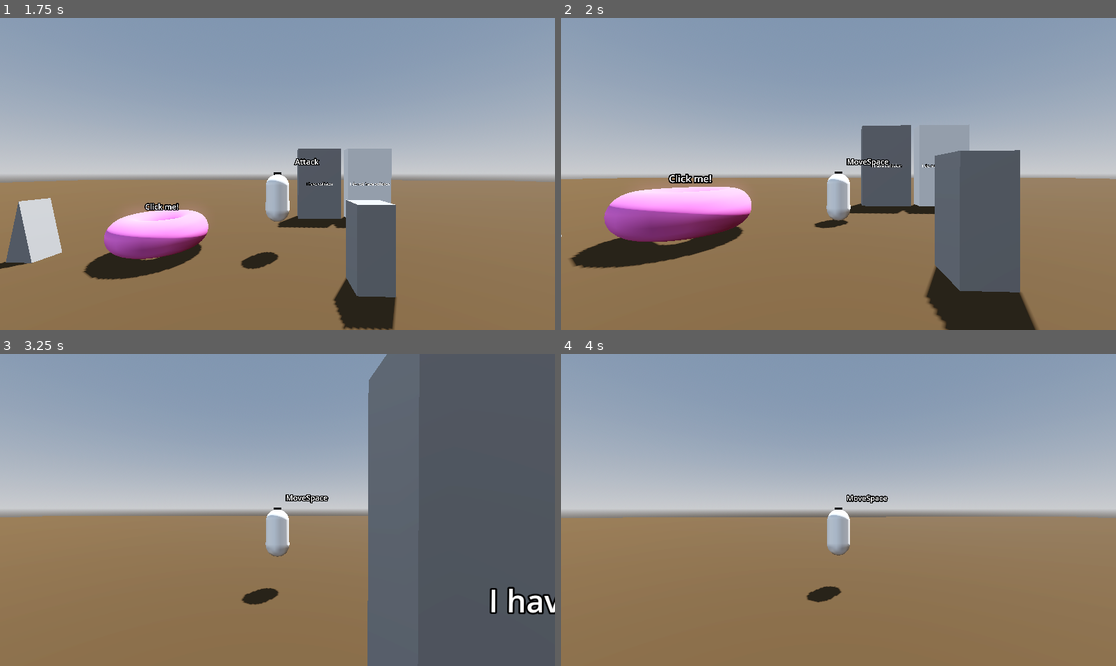
Above: before the commit, frames 1-4 (two rows, left to right).
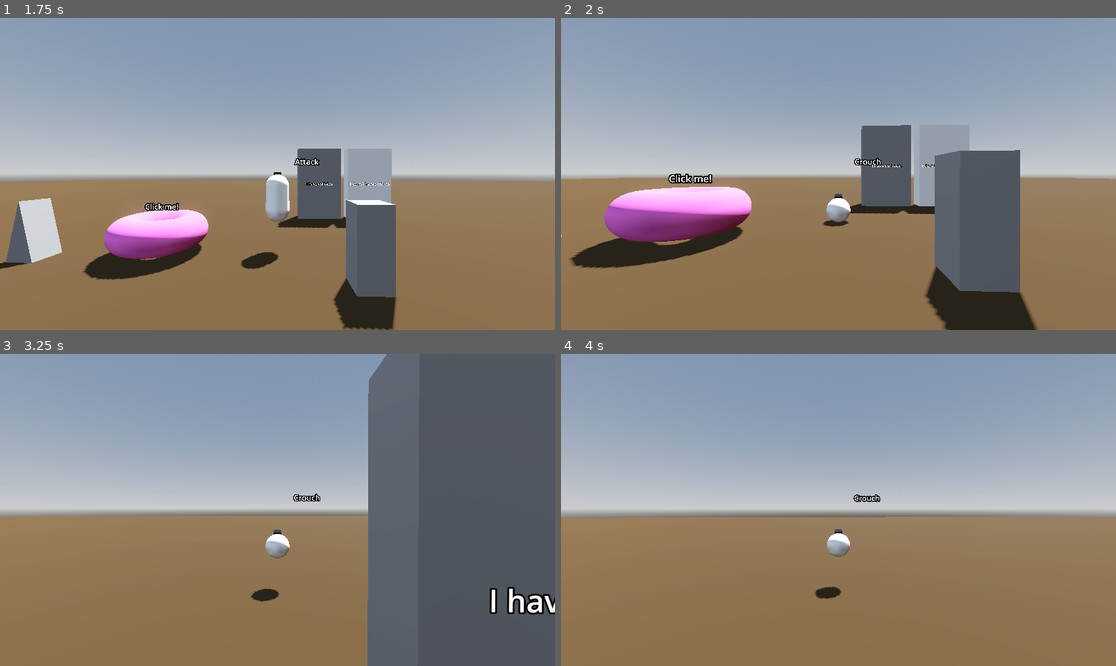
Above: after the commit, the same moments.

Repository: Gjosti/dev-sandbox
Game: Godot game, scene res://Levels/sandbox_level.tscn
Two runs of this game, one before a commit and one after it. Both use one fixed random seed, a clock stepped at 60 frames per second and the inputs below.
Inputs (mouse positions are in pixels of both pictures, inside the frame that each line leads up to):
- Up to frame 1 (1.75 s): tap Enter at 0.5 s; move the mouse to (305, 174) at 0.52 s; hold Ctrl (crouch) 0.53-1.28 s; hold W (move_forward) from 0.53 s (still down); click (305, 174) at 0.67 s; tap Space (jump) at 0.77, 1.52 s; move the mouse to (249, 174) at 1.27 s; click (249, 174) at 1.35 s; tap Ctrl (crouch) at 1.55 s
- Up to frame 2 (2 s): keep holding W (move_forward)
- Up to frame 3 (3.25 s): keep holding W (move_forward); move the mouse to (288, 503) at 2.02 s; hold Ctrl (crouch) 2.03-2.78 s; move the mouse to (271, 516) at 2.77 s; tap Shift (dash) at 2.85 s; click (271, 516) at 2.92 s; tap Space (jump) at 3.02 s; tap Ctrl (crouch) at 3.05 s
- Up to frame 4 (4 s): keep holding W (move_forward); move the mouse to (877, 513) at 3.52 s; hold Mouse wheel down (scroll_backward) from 3.53 s (still down); tap Space (jump) at 3.77 s; tap Ctrl (crouch) at 3.8 s

Frame 1 is identical in both runs. In frame 2, 0.6% of the frame differs, in the area x 45-60%, y 44-68%; in frame 3, 0.7%, in the area x 43-60%, y 44-81%; in frame 4, 0.7%.

Commit message:
removed sliding from crouch node. Likely must be set in player.gd instead due to godot node processing hierarchy. as player velocity is always 0 in children nodes in their process.

Diff:
--- a/Player/crouch.gd
+++ b/Player/crouch.gd
@@ -4,49 +4,21 @@
 @export_group("Slide Properties")
 @export var slide_cooldown: float = 0.5
 @export var time_remaining: float = 0.0
-@export var slide_threshold: float = 1
-
-@onready var timer: Timer = $Timer
 
 var stand_mesh_scale: Vector3 = Vector3(1, 1, 1)
 var stand_height: float = 2.0
 var crouch_mesh_scale: Vector3 = Vector3(1, 0.5, 1)
 var crouch_height: float = 1.0
-var slide_friction: float = 0.2
-
-func _physics_process(delta):
-	if player.rig.is_sliding():
-		# Apply ice-like friction
-		player.velocity.x = lerp(player.velocity.x, 0.0, slide_friction * delta)
-		player.velocity.z = lerp(player.velocity.z, 0.0, slide_friction * delta)
-		# # Cancel slide if velocity is below threshold
-		# if player.velocity.length() < slide_threshold:
-		# 	stand()
 
 func _unhandled_input(event: InputEvent) -> void:
 	# Simple crouching
-	if event.is_action_pressed("crouch") and player.velocity.length() < slide_threshold:
-		if not player.rig.is_sliding():
-			crouch()
+	if event.is_action_pressed("crouch"):
+		crouch()
 	elif event.is_action_released("crouch"):
 		if player.rig.is_sliding() or player.rig.is_crouching():
 			stand()
 
-	# Slide
-	if event.is_action_pressed("crouch") and player.velocity.length() > slide_threshold:
-					slide()
-	elif event.is_action_released("crouch"):
-		if player.rig.is_sliding():
-			stand()
-
-	if event.is_action_pressed("crouch") and player.velocity.length() > slide_threshold and player.is_on_floor():
-		slide()
-		print("Sliding at " + str(player.velocity.length()) + " Velocity")
-
-
-
 func crouch() -> void:
-
 	player.player_mesh.scale = crouch_mesh_scale
 	var capsule := player.collision_shape_3d.shape as CapsuleShape3D
 	player.collision_shape_3d.position.y = 0.5
@@ -54,14 +26,8 @@
 	player.rig.travel("Crouch")
 
 func stand() -> void:
-
 	player.player_mesh.scale = stand_mesh_scale
 	var capsule := player.collision_shape_3d.shape as CapsuleShape3D
 	capsule.height = stand_height
 	player.collision_shape_3d.position.y = 1
 	player.rig.travel("MoveSpace")
-
-# TODO
-func slide() -> void:
-	pass
-	# is_sliding = true;
--- a/Player/player.gd
+++ b/Player/player.gd
@@ -39,6 +39,7 @@
 	apply_gravity(delta)
 	handle_movement(delta)
 	move_and_slide()
+	print(velocity)
 
 
 # Gravity
@@ -83,10 +84,6 @@
 			rig_pivot.rotation.y = lerp_angle(rig_pivot.rotation.y, target_yaw, air_turn_face_rate * delta)
 	rig.update_animation_tree(direction)
 
-# TODO Air Control REDO! NOT IN USE handle_movement above is current. To be seperated in logic later
-# func handle_air_control(delta: float) -> void:
-
-
 # Input Handling
 func _unhandled_input(event: InputEvent) -> void:
 	handle_mouse_input(event)
--- a/Player/rig.tscn
+++ b/Player/rig.tscn
@@ -105,6 +105,22 @@
 "transitions": PackedFloat32Array(1),
 "update": 0,
 "values": [Vector3(0, 0.44, -0.412)]
+}
+
+[sub_resource type="Animation" id="Animation_vcvy3"]
+resource_name = "Dash"
+length = 0.3
+tracks/0/type = "value"
+tracks/0/imported = false
+tracks/0/enabled = true
+tracks/0/path = NodePath(".:rotation")
+tracks/0/interp = 1
+tracks/0/loop_wrap = true
+tracks/0/keys = {
+"times": PackedFloat32Array(0, 0.05, 0.3),
+"transitions": PackedFloat32Array(1, 1, 1),
+"update": 0,
+"values": [Vector3(0, 0, 0), Vector3(0.7853982, 0, 0), Vector3(0, 0, 0)]
 }
 
 [sub_resource type="Animation" id="Animation_ydo8n"]
@@ -145,6 +161,23 @@
 "times": PackedFloat32Array(0, 0.9, 2)
 }
 
+[sub_resource type="Animation" id="Animation_icx30"]
+resource_name = "InAir"
+length = 0.4
+loop_mode = 1
+tracks/0/type = "value"
+tracks/0/imported = false
+tracks/0/enabled = true
+tracks/0/path = NodePath("MeshInstance3D:rotation")
+tracks/0/interp = 1
+tracks/0/loop_wrap = true
+tracks/0/keys = {
+"times": PackedFloat32Array(0, 0.4),
+"transitions": PackedFloat32Array(1, 1),
+"update": 0,
+"values": [Vector3(0, 0, 0), Vector3(-6.2831855, 0, 0)]
+}
+
 [sub_resource type="Animation" id="Animation_32kt2"]
 resource_name = "Jump"
 length = 0.1
@@ -332,39 +365,6 @@
 "transitions": PackedFloat32Array(1, 1, 1),
 "update": 0,
 "values": [Vector3(0, 0, 0), Vector3(0, 0.1, 0), Vector3(0, 0, 0)]
-}
-
-[sub_resource type="Animation" id="Animation_vcvy3"]
-resource_name = "Dash"
-length = 0.3
-tracks/0/type = "value"
-tracks/0/imported = false
-tracks/0/enabled = true
-tracks/0/path = NodePath(".:rotation")
-tracks/0/interp = 1
-tracks/0/loop_wrap = true
-tracks/0/keys = {
-"times": PackedFloat32Array(0, 0.05, 0.3),
-"transitions": PackedFloat32Array(1, 1, 1),
-"update": 0,
-"values": [Vector3(0, 0, 0), Vector3(0.7853982, 0, 0), Vector3(0, 0, 0)]
-}
-
-[sub_resource type="Animation" id="Animation_icx30"]
-resource_name = "InAir"
-length = 0.4
-loop_mode = 1
-tracks/0/type = "value"
-tracks/0/imported = false
-tracks/0/enabled = true
-tracks/0/path = NodePath("MeshInstance3D:rotation")
-tracks/0/interp = 1
-tracks/0/loop_wrap = true
-tracks/0/keys = {
-"times": PackedFloat32Array(0, 0.4),
-"transitions": PackedFloat32Array(1, 1),
-"update": 0,
-"values": [Vector3(0, 0, 0), Vector3(-6.2831855, 0, 0)]
 }
 
 [sub_resource type="Animation" id="Animation_sy1xi"]
@@ -482,17 +482,17 @@
 
 [sub_resource type="AnimationNodeStateMachineTransition" id="AnimationNodeStateMachineTransition_icx30"]
 
+[sub_resource type="AnimationNodeStateMachineTransition" id="AnimationNodeStateMachineTransition_80s3x"]
+
+[sub_resource type="AnimationNodeStateMachineTransition" id="AnimationNodeStateMachineTransition_r5mnt"]
+
+[sub_resource type="AnimationNodeStateMachineTransition" id="AnimationNodeStateMachineTransition_n25uh"]
+
+[sub_resource type="AnimationNodeStateMachineTransition" id="AnimationNodeStateMachineTransition_856ud"]
+advance_mode = 2
+
 [sub_resource type="AnimationNodeStateMachineTransition" id="AnimationNodeStateMachineTransition_sy1xi"]
 xfade_time = 0.1
-
-[sub_resource type="AnimationNodeStateMachineTransition" id="AnimationNodeStateMachineTransition_80s3x"]
-
-[sub_resource type="AnimationNodeStateMachineTransition" id="AnimationNodeStateMachineTransition_r5mnt"]
-
-[sub_resource type="AnimationNodeStateMachineTransition" id="AnimationNodeStateMachineTransition_n25uh"]
-
-[sub_resource type="AnimationNodeStateMachineTransition" id="AnimationNodeStateMachineTransition_856ud"]
-advance_mode = 2
 
 [sub_resource type="AnimationNodeStateMachine" id="AnimationNodeStateMachine_ydo8n"]
 states/Attack/node = SubResource("AnimationNodeAnimation_wer68")
@@ -508,7 +508,7 @@
 states/MoveSpace/position = Vector2(482, 100)
 states/Slide/node = SubResource("AnimationNodeAnimation_icx30")
 states/Slide/position = Vector2(626, -65)
-transitions = ["Start", "MoveSpace", SubResource("AnimationN …(474 unchanged characters)… ionNodeStateMachineTransition_icx30"), "Dash", "Jump", SubResource("AnimationNodeStateMachineTransition_sy1xi"), "MoveSpace", "Crouch", SubResource("AnimationNodeStateMachineTransition_80s3x"), "Crouch", "MoveSpace", SubResource("AnimationNodeStateMachineTransition_r5mnt"), "MoveSpace", "Slide", SubResource("AnimationNodeStateMachineTransition_n25uh"), "Slide", "MoveSpace", SubResource("AnimationNodeStateMachineTransition_856ud")]
+transitions = ["Start", "MoveSpace", SubResource("AnimationN …(474 unchanged characters)… ionNodeStateMachineTransition_icx30"), "MoveSpace", "Crouch", SubResource("AnimationNodeStateMachineTransition_80s3x"), "Crouch", "MoveSpace", SubResource("AnimationNodeStateMachineTransition_r5mnt"), "MoveSpace", "Slide", SubResource("AnimationNodeStateMachineTransition_n25uh"), "Slide", "MoveSpace", SubResource("AnimationNodeStateMachineTransition_856ud"), "Dash", "Jump", SubResource("AnimationNodeStateMachineTransition_sy1xi")]
 graph_offset = Vector2(-94, -123)
 
 [node name="Rig" type="Node3D"]
